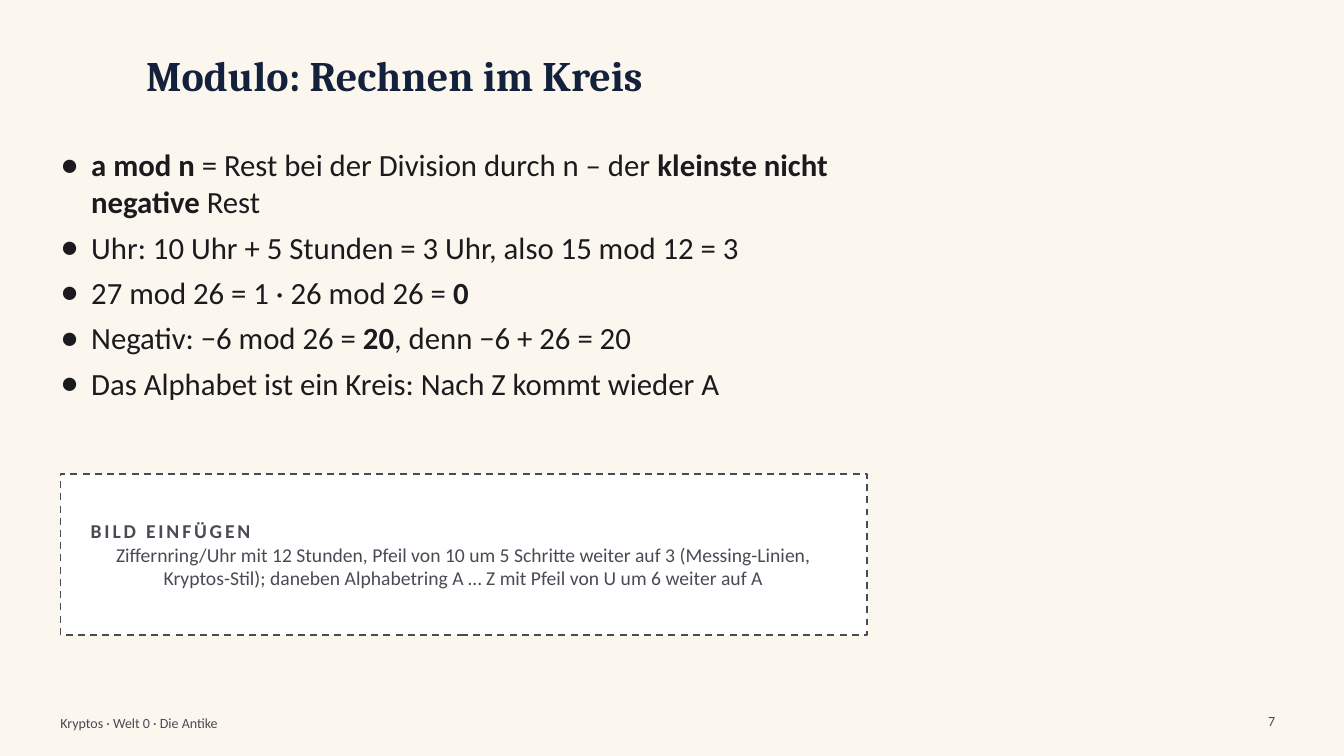
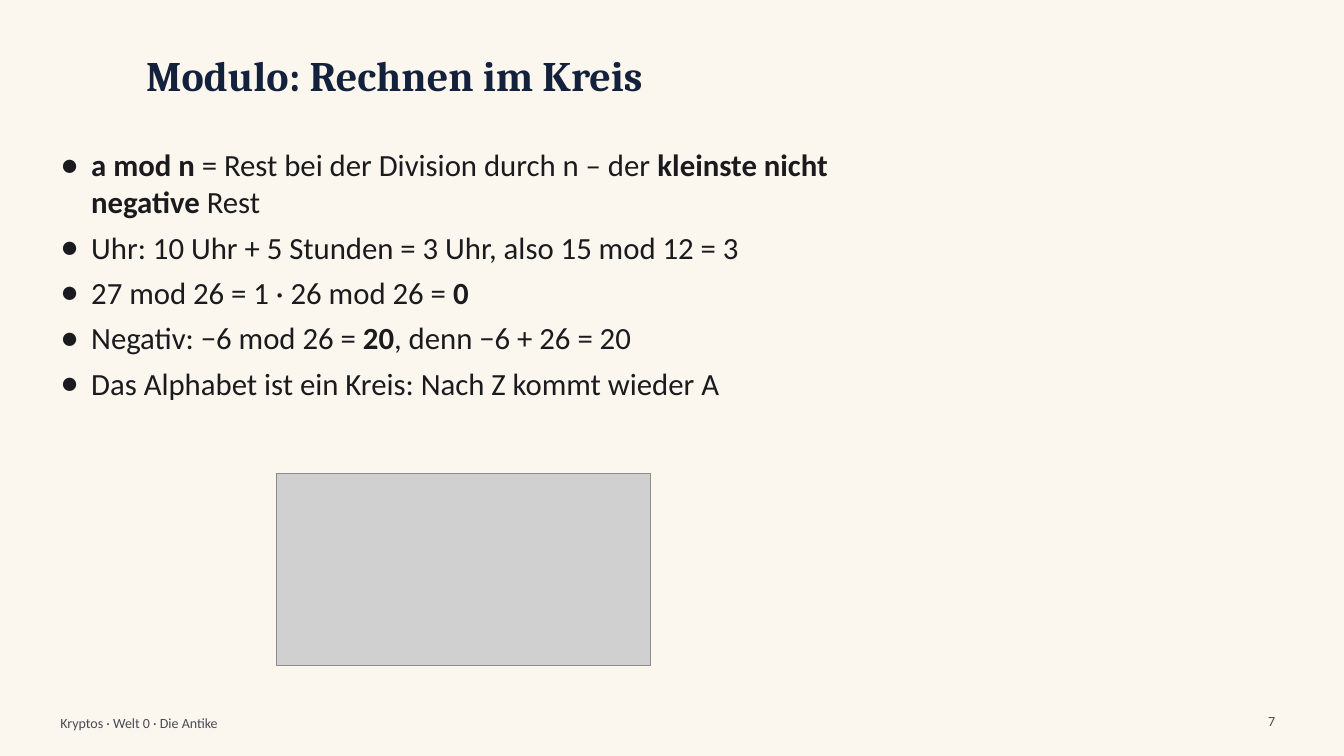
Before and after one commit to frankjuchim/kryptos, a slide deck: slide 7 of materialien/Videos/01_Caesar_und_Modulo/KR_Video_01_Caesar_und_Modulo_Folien.pptx. Drawn at 1344x756 pixels with LibreOffice and Linux fonts; fonts in the diff are those of the drawing; grey boxes stand for pictures; background and template pictures are left out. Boxes give left, top, right and bottom in pixels: in the first picture for what was removed or moved away, otherwise in the second. Text is boxed around its words. In the diff, an @@ line names an element or a change of style, - is before the commit and + after.

```diff
--- a/materialien/Videos/01_Caesar_und_Modulo/KR_Video_01_Caesar_und_Modulo_Folien.pptx
+++ b/materialien/Videos/01_Caesar_und_Modulo/KR_Video_01_Caesar_und_Modulo_Folien.pptx
@@ rectangle removed at [60,474,867,635] @@
@@ picture added at [277,474,651,665] @@
@@ text removed at [91,522,810,589] @@
-BILD EINFÜGEN
-Ziffernring/Uhr mit 12 Stunden, Pfeil von 10 um 5 Schritte weiter auf 3 (Messing-Linien, Kryptos-Stil); daneben Alphabetring A … Z mit Pfeil von U um 6 weiter auf A
```
Also in this commit, not shown: 6 other slides changed, 19 other files.
